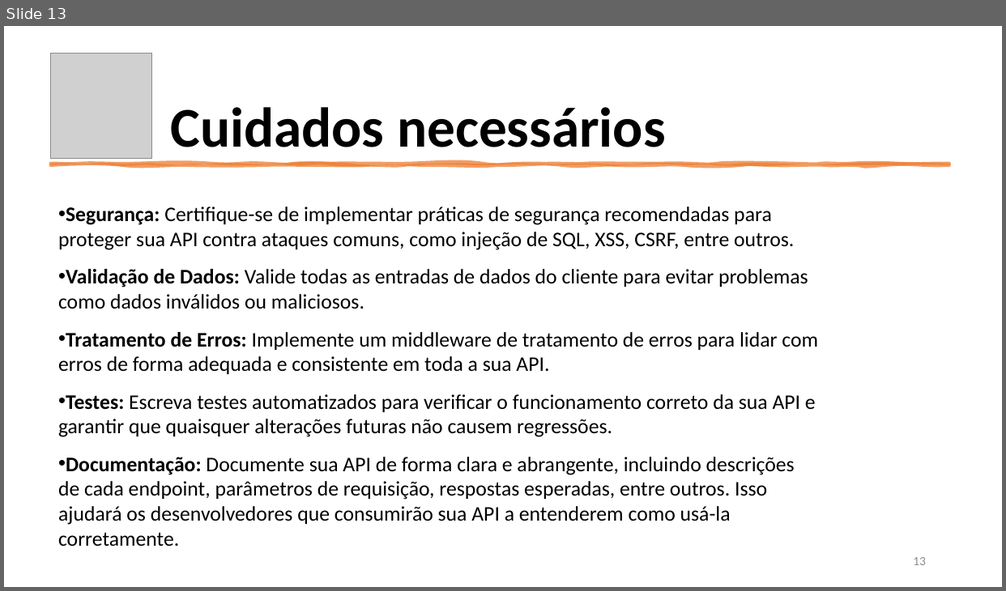
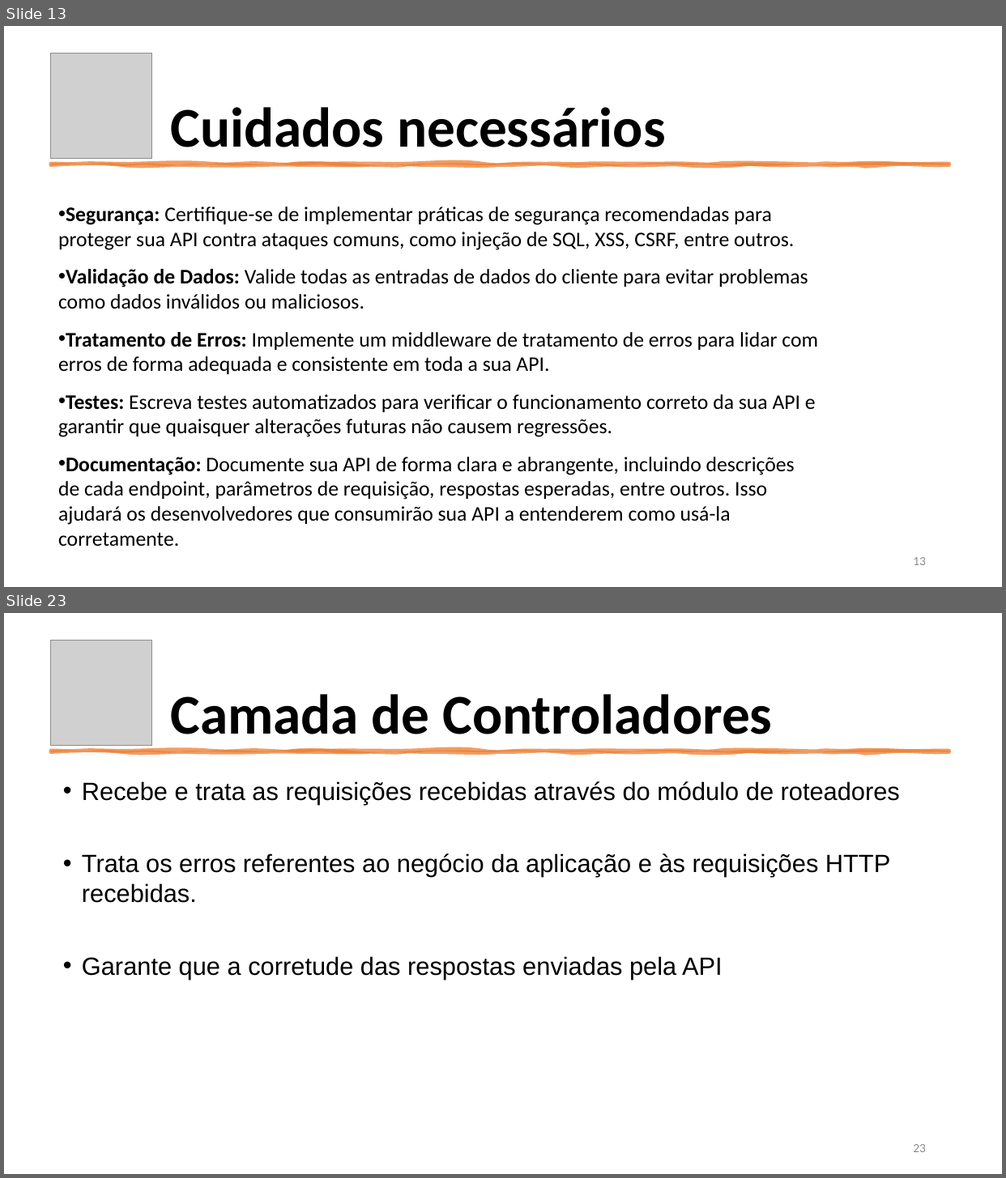
Before and after one commit to aclaytonbr/cursos, a slide deck: API/aulas/parte2/aula9/introducao_express.pptx. Shown one above the other, each under a label of ours: slide 13 before the commit, slides 13 and 23 after it; the slides between them are not shown. The pictures are 1006x591 and 1006x1178 pixels, drawn with LibreOffice and Linux fonts; fonts in the diff are those of the drawing; grey boxes stand for pictures. Boxes give left, top, right and bottom in pixels: in the first picture for what was removed or moved away, otherwise in the second. Text is boxed around its words. In the diff, an @@ line names an element or a change of style, - is before the commit and + after.

```diff
--- a/API/aulas/parte2/aula9/introducao_express.pptx
+++ b/API/aulas/parte2/aula9/introducao_express.pptx
@@ slide 23 added at [4,613,1002,1174], background #FFFFFF @@
@@ picture added at [51,640,152,746] @@
@@ title added at [170,694,772,747], 54 pt, text #000000, bold @@
+Camada de Controladores
@@ freeform shape added at [51,751,949,752], fill #ED7D31 at 75% opacity, outline #ED7D31 3.5 pt @@
@@ text added at [82,781,900,979], 24 pt, text #000000 @@
+• Recebe e trata as requisições recebidas através do módulo de roteadores
+• Trata os erros referentes ao negócio da aplicação e às requisições HTTP recebidas.
+• Garante que a corretude das respostas enviadas pela API
@@ page number added at [913,1144,926,1152], 12 pt, text #8C8C8C @@
+23
```
Also in this commit, not shown: 2 slides changed, 17 other slides added, 19 other files.
